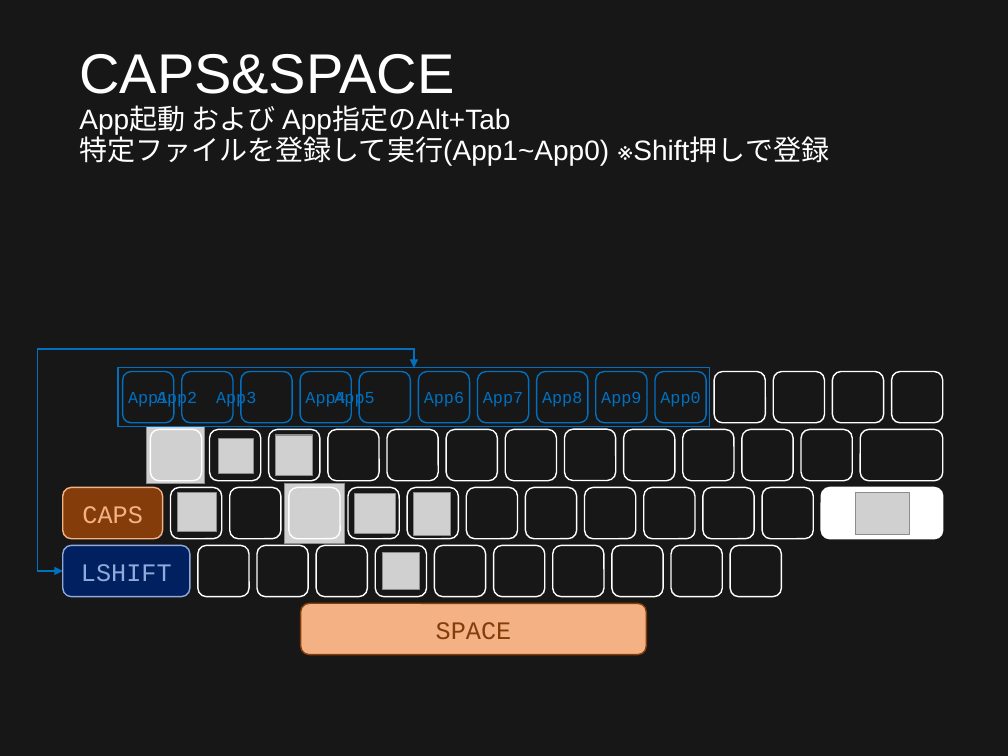
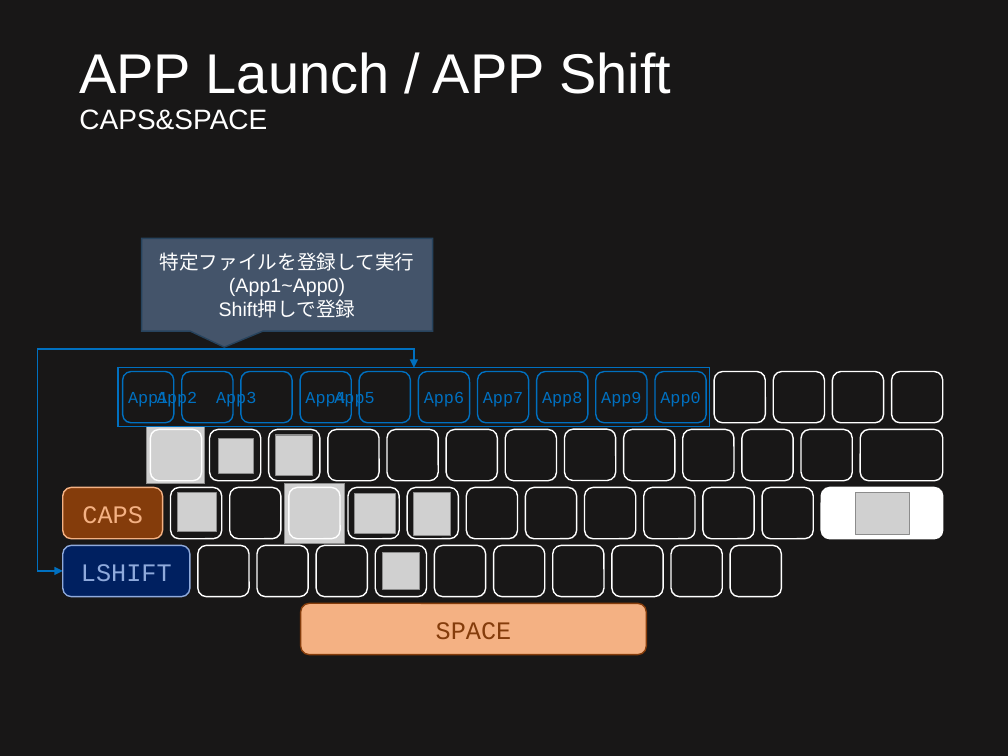
Before and after one commit to ittooo66/myAHKv2, a slide deck: slide 6 of MANUAL.pptx. Drawn at 1008x756 pixels with LibreOffice and Linux fonts; fonts in the diff are those of the drawing; grey boxes stand for pictures. Boxes give left, top, right and bottom in pixels: in the first picture for what was removed or moved away, otherwise in the second. Text is boxed around its words. In the diff, an @@ line names an element or a change of style, - is before the commit and + after.

```diff
--- a/MANUAL.pptx
+++ b/MANUAL.pptx
@@ title at box(79, 52, 671, 130): text changed; size 20 to 40 pt @@
-CAPS&SPACE
-App起動 および App指定のAlt+Tab
-特定ファイルを登録して実行(App1~App0) ※Shift押しで登録
+APP Launch / APP Shift
+CAPS&SPACE
@@ speech box added at box(142, 239, 433, 332), fill #44546A, outline #28445D 1 pt, 14 pt, text #FFFFFF @@
+特定ファイルを登録して実行(App1~App0)
+Shift押しで登録
```
Also in this commit, not shown: 6 other slides changed.
